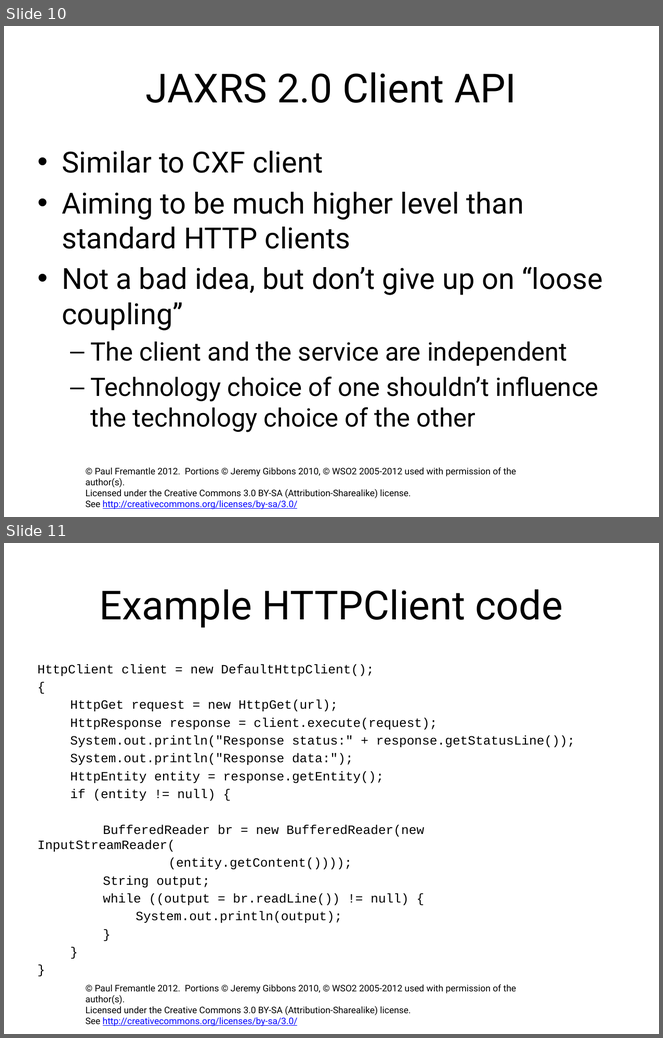
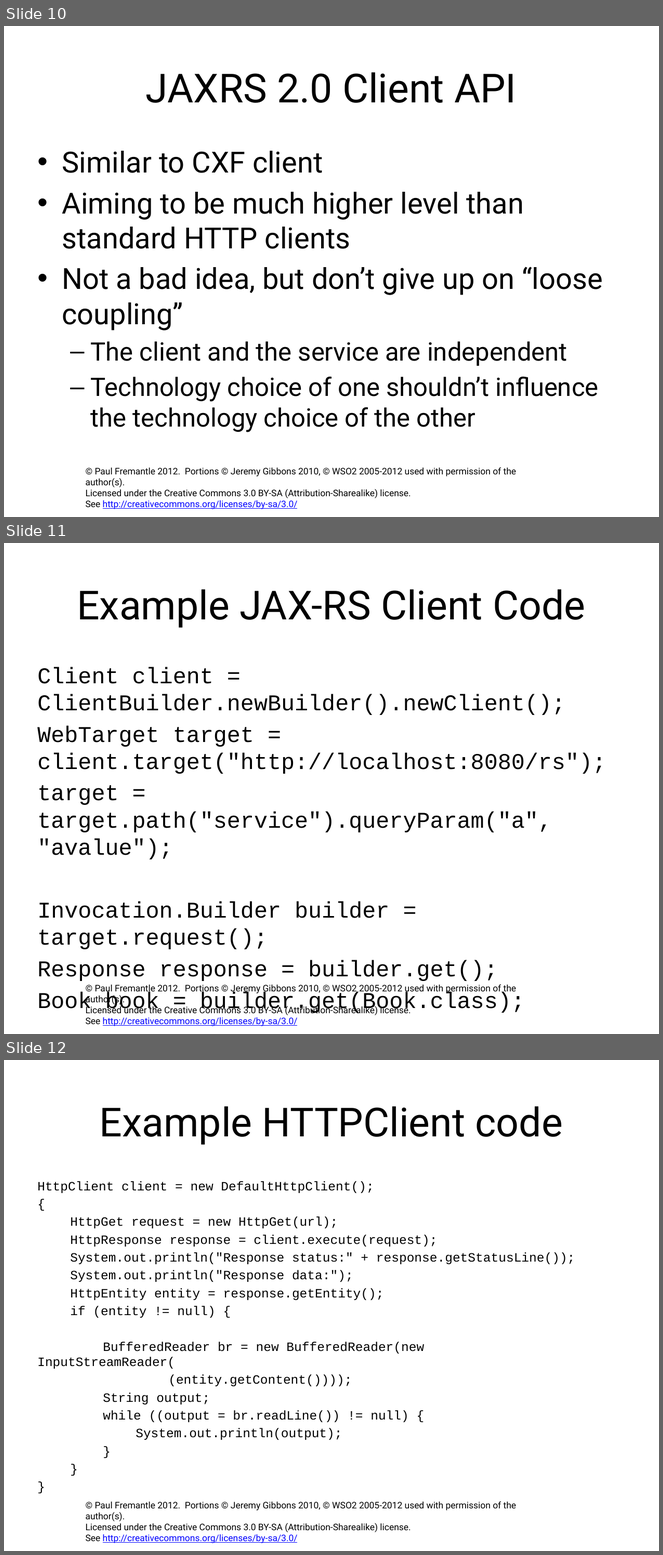
Before and after one commit to pzfreo/ox-soa-old, a slide deck: presentations/source/03a-Creating-REST-Clients.pptx. Shown one above the other, each under a label of ours: slides 10 and 11 before the commit, slides 10, 11 and 12 after it. The pictures are 663x1038 and 663x1555 pixels, drawn with LibreOffice and Linux fonts; fonts in the diff are those of the drawing; background and template pictures are left out. Boxes give left, top, right and bottom in pixels: in the first picture for what was removed or moved away, otherwise in the second. Text is boxed around its words. In the diff, an @@ line names an element or a change of style, - is before the commit and + after.

```diff
--- a/presentations/source/03a-Creating-REST-Clients.pptx
+++ b/presentations/source/03a-Creating-REST-Clients.pptx
@@ slide 11 added at (4, 543, 659, 1034), background #FFFFFF; not listed: 1 template element that a slide beside it also shows @@
@@ title added at (77, 589, 585, 628), 44 pt, text #000000 @@
+Example JAX-RS Client Code
@@ text added at (37, 667, 606, 1015), 24.8 pt, text #000000 @@
+Client client = ClientBuilder.newBuilder().newClient();
+WebTarget target = client.target("http://localhost:8080/rs");
+target = target.path("service").queryParam("a", "avalue");
+Invocation.Builder builder = target.request();
+Response response = builder.get();
+Book book = builder.get(Book.class);
@@ what was slide 11 is now slide 12 @@
```
Also in this commit, not shown: 1 other slide added, 20 other files.
